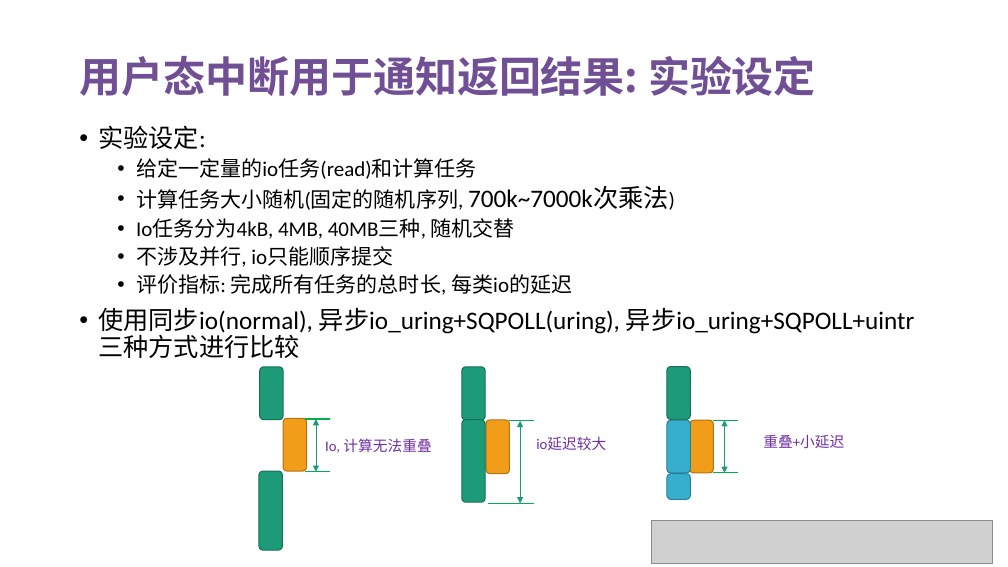
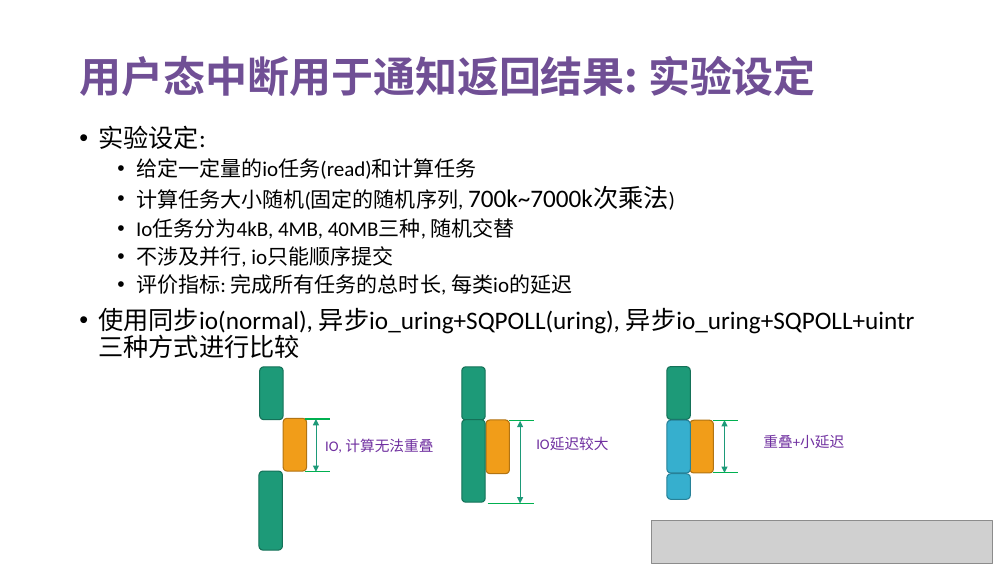
Before and after one commit to OS-F-4/usr-intr, a slide deck: slide 26 of 技术交流报告.pptx. Drawn at 1008x567 pixels with LibreOffice and Linux fonts; fonts in the diff are those of the drawing; grey boxes stand for pictures. Boxes give left, top, right and bottom in pixels: in the first picture for what was removed or moved away, otherwise in the second. Text is boxed around its words. In the diff, an @@ line names an element or a change of style, - is before the commit and + after.

```diff
--- a/技术交流报告.pptx
+++ b/技术交流报告.pptx
@@ text at bbox=[325, 438, 433, 453]: text changed @@
-Io, 计算无法重叠
+IO, 计算无法重叠
@@ text at bbox=[536, 436, 608, 450]: text changed @@
-io延迟较大
+IO延迟较大
```
Also in this commit, not shown: 1 other slide changed, 9 other files.
